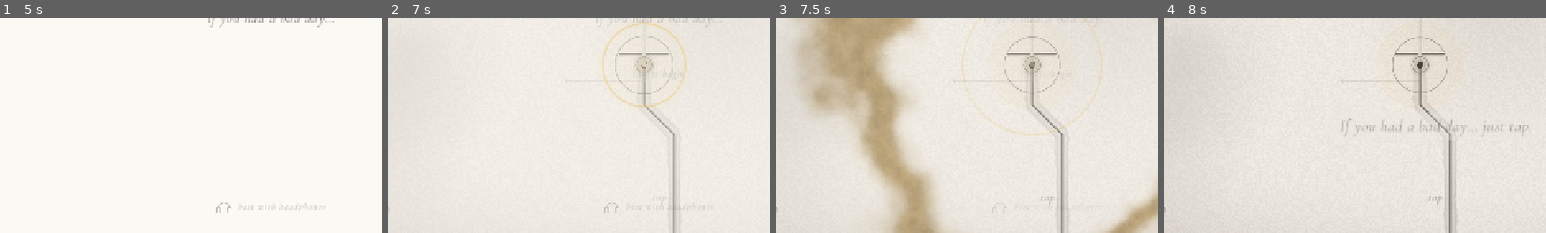
Above: before the commit, frames 1-4 (left to right).
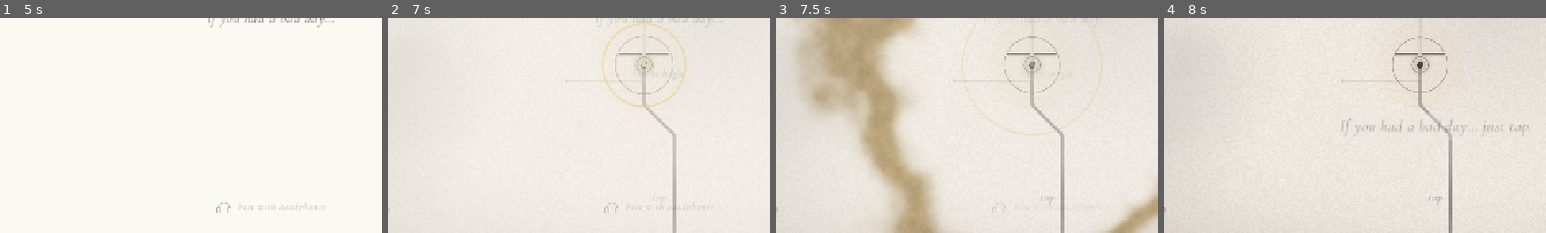
Above: after the commit, the same moments.

Repository: pablopalma/just-tap-repository
Game: Godot game, scene res://scenes/main.tscn
Same seed, same stepped clock (60 frames per second), same inputs: the game is played once before the commit and once after it. Sound files missing from this copy of the repository are replaced by a short silence.
Inputs (mouse positions are % of the whole screen's width and height, from its top left):
- Up to frame 1 (5 s): click "beta · anonymous play data: on" at 0.5 s; click "beta · anonymous play data: o…" at 1.25 s; click "beta · anonymous play data: on" at 2 s; click "beta · anonymous play data: o…" at 2.75 s; click "en" at 3.5 s; click "es" at 4.25 s
- Up to frame 2 (7 s): tap Enter (ui_accept) at 5, 5.27, 5.57 s; move the mouse to (72, 45) at 5.02 s; hold Right (ui_right) 5.03-5.75 s; hold Space 5.03-5.75 s; click (72, 45) at 5.17 s; click "♪" at 5.75 s; click "voice" at 6.5 s
- Up to frame 3 (7.5 s): tap Enter (ui_accept) at 7.25 s; move the mouse to (30, 55) at 7.27 s; hold Down (ui_down) from 7.28 s (still down); tap 1 at 7.35 s
- Up to frame 4 (8 s): keep holding Down (ui_down); tap Enter (ui_accept) at 7.52, 7.82 s
The pictures show only the part of the screen within x 14-64%, y 50-100%; the shares and areas given below are measured in that part.

Frame 1 is identical in both runs. In frame 2, 0.1% of the frame differs, in the area x 67-75%, y 41-55%; in frame 3, 0.3%; in frame 4, 0.5%, in the area x 67-77%, y 26-100%.

Commit message:
La línea recorrida se vuelve acuarela, de su mismo ancho
Donde pasó la luz, la línea de tinta se convierte en un trazo de pintura
de su mismo ancho (un poco más, como un pincel) y su mismo color, y sigue
el zoom de la cámara. La línea que falta sigue en tinta tenue.

Co-Authored-By: Claude Opus 5.5 <noreply@anthropic.com>

Diff:
--- a/scripts/main.gd
+++ b/scripts/main.gd
@@ -617,6 +617,7 @@
 	subtitle.high = inline_tree.active and inline_tree.is_narrow()
 	shapes.focus = camera.position
 	path_view.width_scale = maxf(1.0, 0.9 / camera.zoom.x)
+	paint_trail.width_scale = path_view.width_scale
 	droste.tip_screen = tip.get_global_transform_with_canvas().origin
 	_tend_creatures()
 	if whale.sleeping:
--- a/scripts/world/paint_trail.gd
+++ b/scripts/world/paint_trail.gd
@@ -1,16 +1,19 @@
 class_name PaintTrail
 extends Node2D
-## The light leaves a trail of watercolour on the line as it climbs (shaders/paint_stroke.gdshader):
-## a stroke under the ink, in the colour of the stretch it crosses (Palette.paint_col: grey washes at
-## first, the chapters' colours as they come back), granulated, pooled at the edges, ragged where the
-## water ran. Every note caught drops a small bloom of pigment where the light is.
+## Where the light has passed, the line itself has turned to watercolour (shaders/paint_stroke.gdshader):
+## the ink line becomes a stroke of paint as wide as it was (a little wider, as a brush would), in the
+## line's own colour for that stretch (grey at first, the chapters' colours as they come back),
+## granulated, pooled at its edges, ragged where the water ran. Path draws the ink line ahead only.
+## Every note caught drops a small bloom of pigment where the light is.
 
 const STEP := 6.0           # px between the stroke's points
-const WIDTH := 22.0
+const WIDTH := 2.6         # times the ink line's width (PathView.LINE_W)
 const BLOOM_LIFE := 2.2
 
 var path: PathData
 var tip: Node2D
+## The line's width as the camera sees it (Main keeps it with the path's).
+var width_scale := 1.0
 
 var _strokes: Array[Line2D] = []
 var _barrier := -1          # the barrier the current stroke leads to
@@ -47,11 +50,9 @@
 
 
 func _col(n: int) -> Color:
-	var c := Palette.paint_col(Zones.of(n), n)
+	var c := Palette.line_col(n)
 	if BuildFlags.is_dark(n):
-		c = Palette.GOLD.lightened(0.2)   # in the dark, the trail is light
-	elif Palette.chapter_of(n) == 0:
-		c = c.darkened(0.12)   # the grey washes, a little deeper so they read on the grey paper
+		c = Palette.GOLD.lightened(0.2)   # in the dark, the line turns to light
 	return c
 
 
@@ -65,7 +66,7 @@
 	if GameState.stage != _barrier:
 		_barrier = GameState.stage
 		var s := Line2D.new()
-		s.width = WIDTH
+		s.width = WIDTH * 2.2 * width_scale
 		s.default_color = _col(_barrier)
 		s.joint_mode = Line2D.LINE_JOINT_ROUND
 		s.begin_cap_mode = Line2D.LINE_CAP_ROUND
@@ -75,12 +76,14 @@
 		s.texture_mode = Line2D.LINE_TEXTURE_STRETCH
 		var m := _mat.duplicate() as ShaderMaterial
 		m.set_shader_parameter("seed", float(_barrier) * 1.7)
-		m.set_shader_parameter("strength", 0.8 if BuildFlags.is_dark(_barrier) else 0.7)
+		m.set_shader_parameter("strength", 1.0)
 		s.material = m
 		add_child(s)
 		if _done > 0.0:
 			s.add_point(path.pos_at(_done))
 		_strokes.append(s)
+	for s in _strokes:
+		s.width = WIDTH * 2.2 * width_scale
 	var cur: Line2D = _strokes[-1]
 	while _done + STEP <= at:
 		_done += STEP
--- a/scripts/world/path_view.gd
+++ b/scripts/world/path_view.gd
@@ -40,7 +40,7 @@
 			else:
 				pts.append(path.pos_at(lit))
 				break
-		if pts.size() >= 2:
+		if pts.size() >= 2 and not BuildFlags.PHRASES:   # with phrases the lit line is paint (PaintTrail)
 			draw_polyline(pts, Palette.line_col(n), LINE_W * width_scale, true)
 
 	# Branches of the barriers already passed light up in their colour.
--- a/shaders/paint_stroke.gdshader
+++ b/shaders/paint_stroke.gdshader
@@ -38,10 +38,10 @@
 void fragment() {
 	float across = abs(UV.y * 2.0 - 1.0);
 	// ragged edges: where the water ran, the stroke is wider or narrower
-	float ragged = (fbm(world * 0.045) - 0.5) * 0.55 + (fbm(world * 0.21) - 0.5) * 0.2;
+	float ragged = (fbm(world * 0.06) - 0.5) * 0.45 + (fbm(world * 0.3) - 0.5) * 0.2;
 	float inside = 1.0 - smoothstep(0.72, 0.98, across + ragged);
 	// pigment pools at the edges of a wash, lighter in the middle
-	float pool = 0.55 + 0.45 * smoothstep(0.45, 0.85, across + ragged * 0.5);
+	float pool = 0.85 + 0.15 * smoothstep(0.5, 0.9, across + ragged * 0.5);   // thin: only a hint of pooling
 	// granulation and the brush running dry in places
 	float grain = 0.75 + 0.25 * fbm(world * 0.6);
 	float dry = 0.65 + 0.35 * smoothstep(0.25, 0.7, fbm(world * 0.012 + 3.0));
